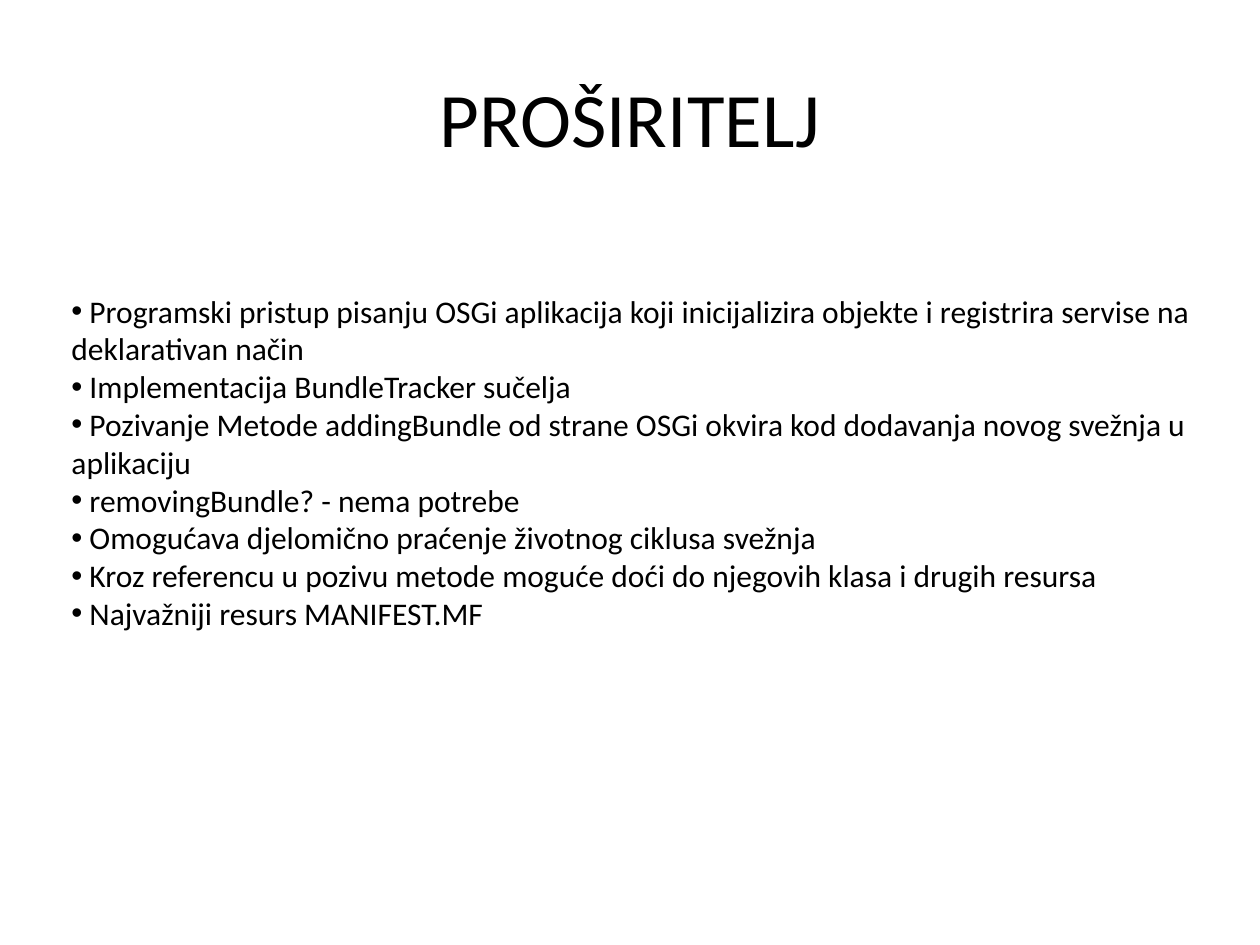
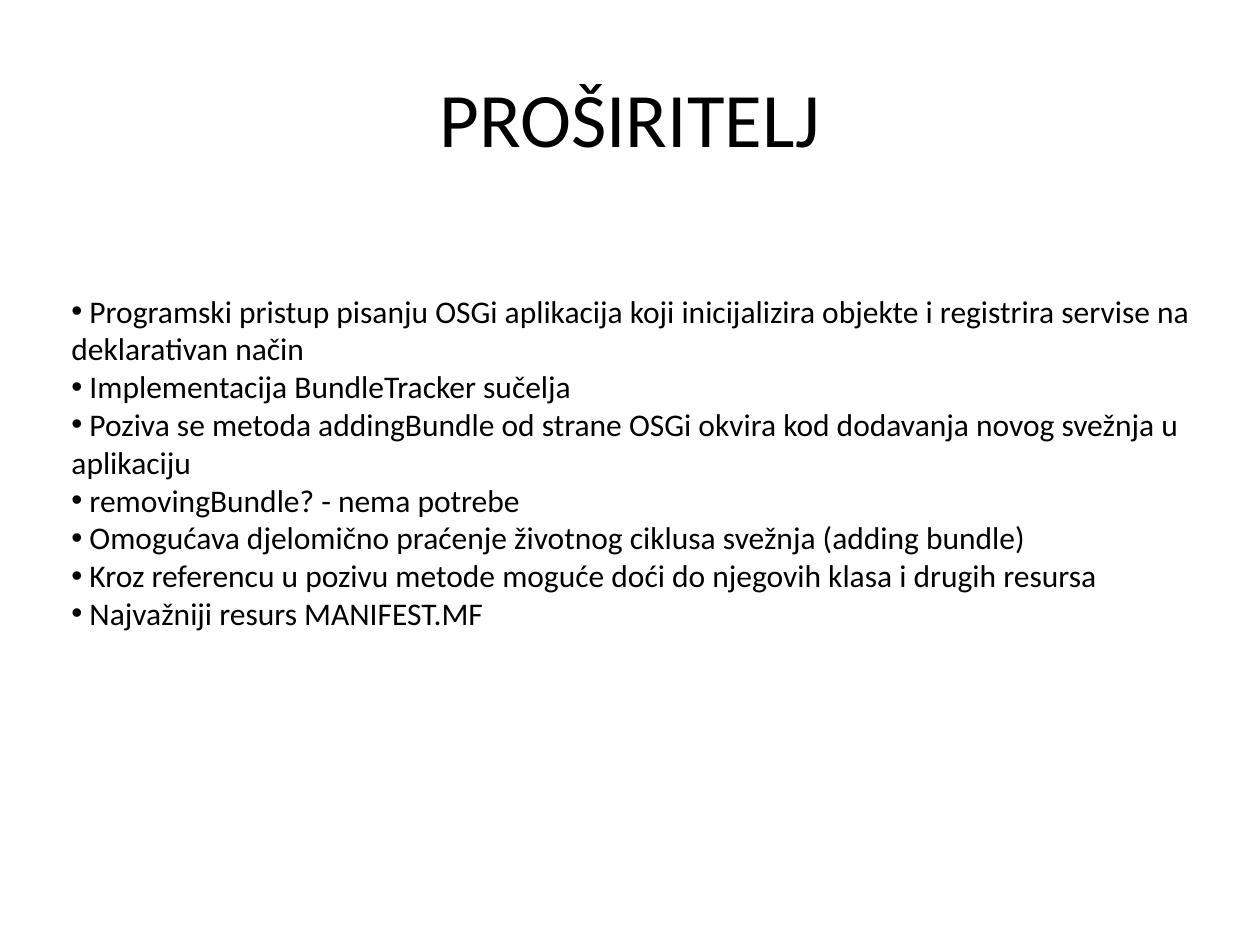
Before and after one commit to ddrezga/ddrezga-diplomski, a slide deck: slide 16 of doc/OSGi.pptx. Drawn at 1260x945 pixels with LibreOffice and Linux fonts; fonts in the diff are those of the drawing. Boxes give left, top, right and bottom in pixels: in the first picture for what was removed or moved away, otherwise in the second. Text is boxed around its words. In the diff, an @@ line names an element or a change of style, - is before the commit and + after.

```diff
--- a/doc/OSGi.pptx
+++ b/doc/OSGi.pptx
@@ text at bbox=[71, 414, 1178, 480]: text changed @@
-• Pozivanje Metode addingBundle od strane OSGi okvira kod dodavanja novog svežnja u aplikaciju
+• Poziva se metoda addingBundle od strane OSGi okvira kod dodavanja novog svežnja u aplikaciju
@@ text at bbox=[89, 526, 1025, 555]: text changed @@
-• Omogućava djelomično praćenje životnog ciklusa svežnja
+• Omogućava djelomično praćenje životnog ciklusa svežnja (adding bundle)
```
Also in this commit, not shown: 4 other slides changed.
